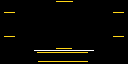
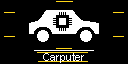
Layer changes from the first w=128, h=64 image to the second:
added group "Carputer" (1st of 2) with 4 layers above "USB-C" over [29, 10, 99, 63]
added layer "Carputer" (2nd of 2, in "Carputer") in group "Carputer" over [43, 53, 84, 63]
added layer "Microchip" in group "Carputer" over [53, 12, 72, 31]
added layer "Car Big" in group "Carputer" over [29, 10, 99, 42]
renamed "Group 1" to "AUX", hid the group it (2 layers) over [41, 10, 85, 61]
